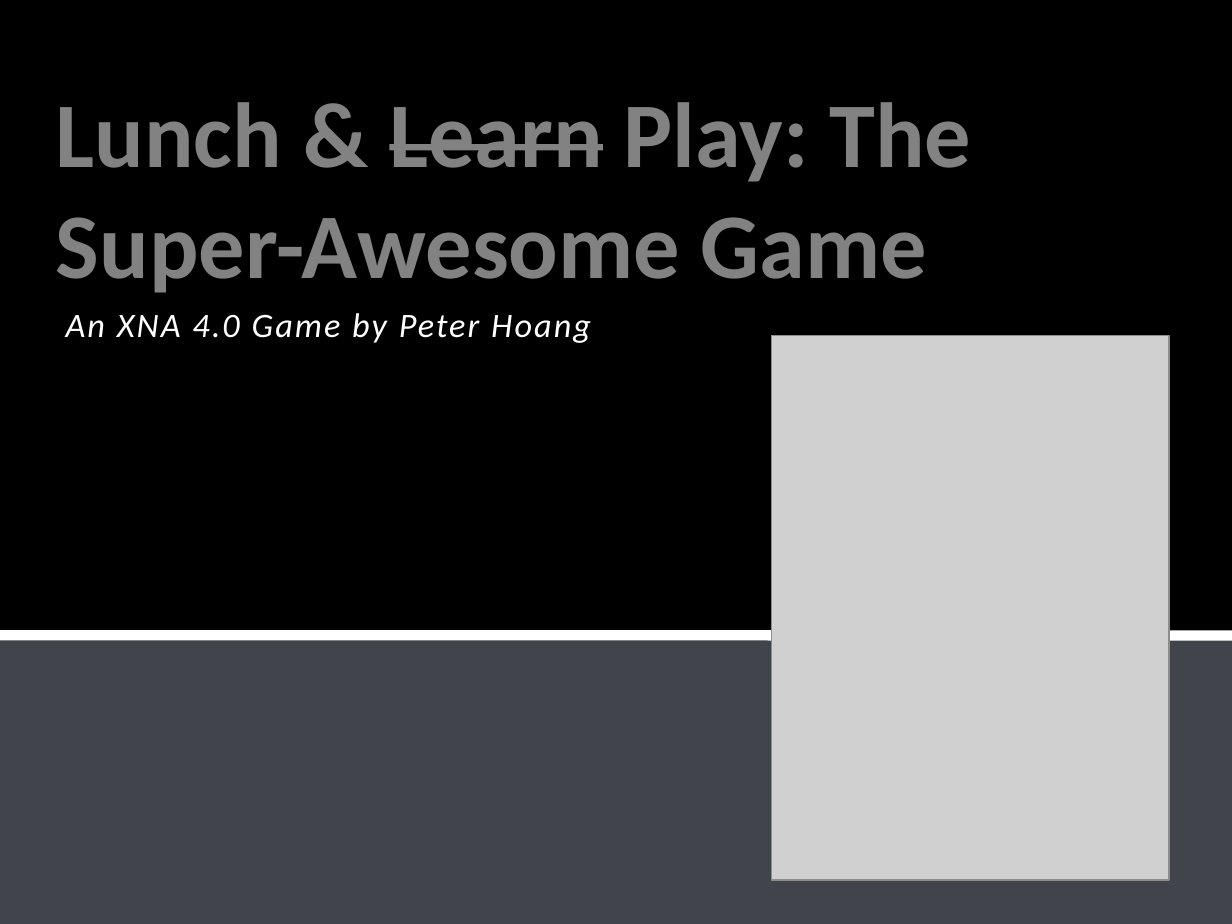
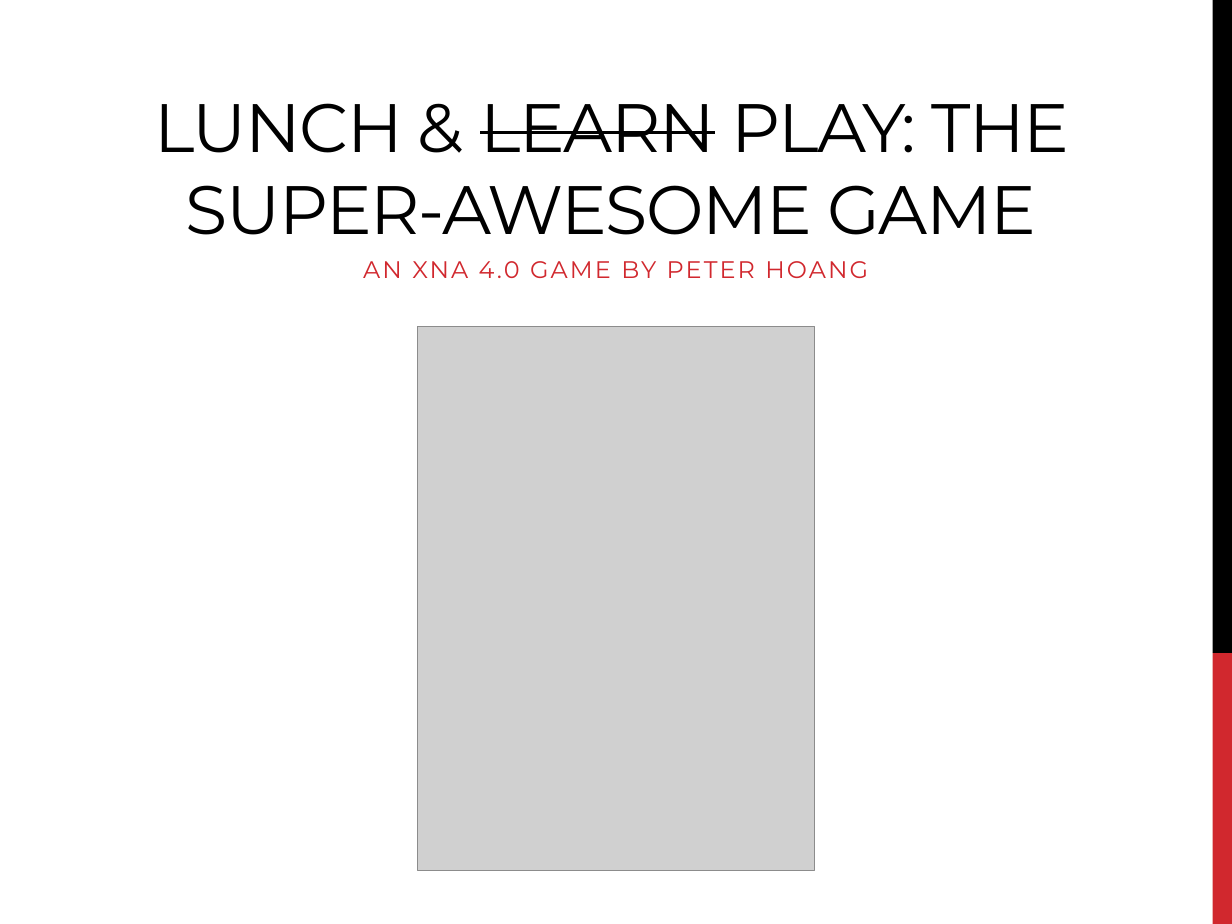
Before and after one commit to peterhoang/Super-Duper-Game, a slide deck: slide 1 of The Super-Awesome Game Deck.pptx. Drawn at 1232x924 pixels with LibreOffice and Linux fonts; fonts in the diff are those of the drawing; grey boxes stand for pictures; background and template pictures are left out. Boxes give left, top, right and bottom in pixels: in the first picture for what was removed or moved away, otherwise in the second. Text is boxed around its words. In the diff, an @@ line names an element or a change of style, - is before the commit and + after.

Commit message:
Changed the PP theme.

```diff
--- a/The Super-Awesome Game Deck.pptx
+++ b/The Super-Awesome Game Deck.pptx
@@ background picture (left out) to #FFFFFF @@
@@ rectangle added at bbox=[1212, 0, 1232, 653], fill #000000 @@
@@ title "LUNCH & LEARN PLAY: THE ..." at bbox=[154, 103, 1069, 235]: vertical alignment bottom to middle @@
@@ title at bbox=[154, 103, 1069, 235]: text changed; size 54 to 40 pt; font Calibri to Montserrat; text colour gradient #FFFFFF to #000000; bold off @@
-Lunch & Learn Play: The Super-Awesome Game
+LUNCH & LEARN PLAY: THE SUPER-AWESOME GAME
@@ subtitle at bbox=[363, 261, 868, 278]: text changed; size 20 to 14 pt; font Calibri to Montserrat; text colour #FFFFFF to #D1282E; italic off @@
-An XNA 4.0 Game by Peter Hoang
+AN XNA 4.0 GAME BY PETER HOANG
@@ picture: place and size @@
-picture at bbox=[771, 336, 1169, 881]
+picture at bbox=[418, 326, 816, 871]
@@ rectangle removed at bbox=[0, 639, 1232, 924] @@
@@ line removed from (0, 636) to (1232, 636) @@
@@ rectangle added at bbox=[1212, 653, 1232, 924], fill #D1282E @@
```
Also in this commit, not shown: 28 other slides changed.
